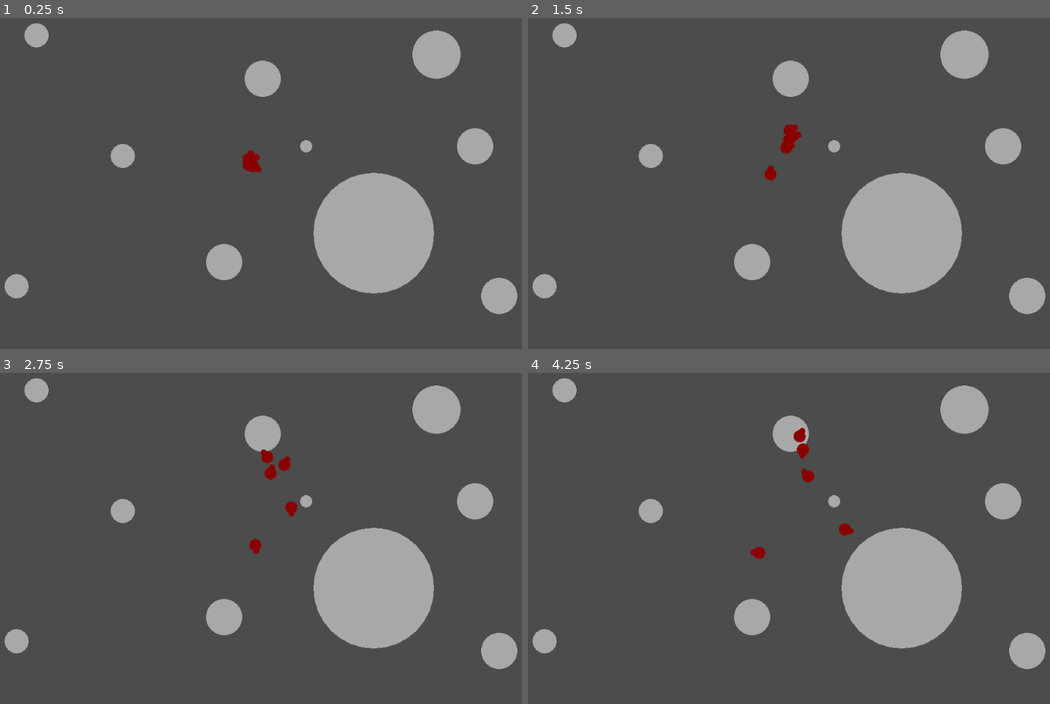
Above: before the commit, frames 1-4 (two rows, left to right).
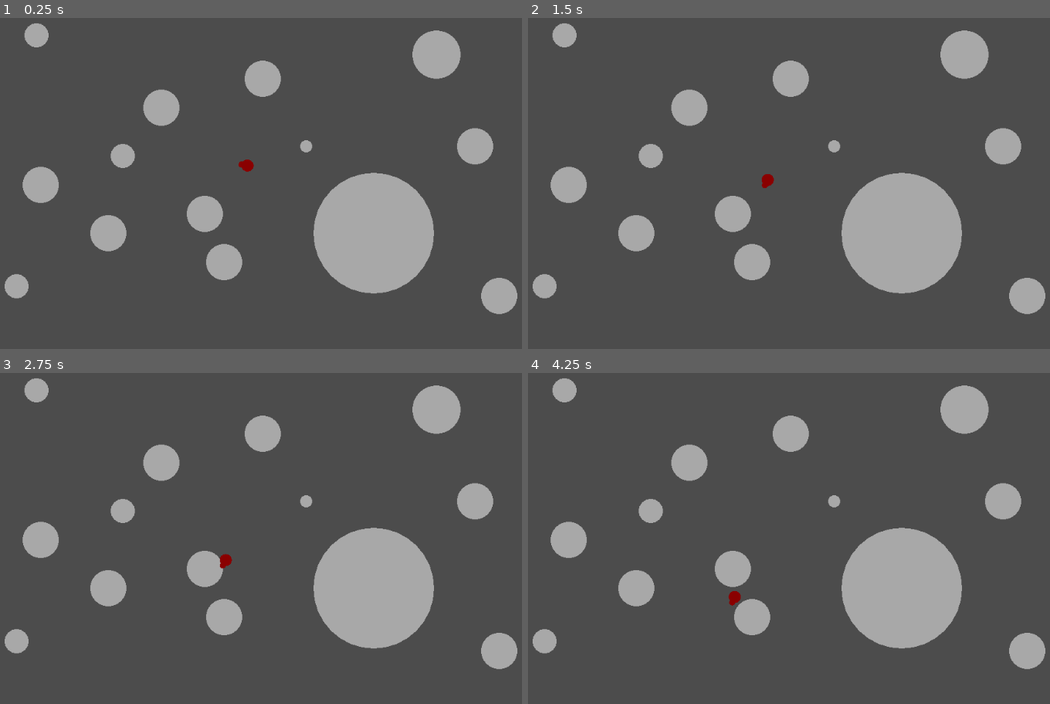
Above: after the commit, the same moments.

Repository: Nabiz/ZombieGameAI
Game: Godot game, scene res://Main.tscn
The game is run twice, just before and just after one commit, with the same random seed, the same clock (stepped at 60 frames per second) and the same inputs.
Inputs:
- Up to frame 1 (0.25 s): no input
- Up to frame 2 (1.5 s): no input
- Up to frame 3 (2.75 s): no input
- Up to frame 4 (4.25 s): no input

The runs differ from the first frame. In frame 1, 2.6% of the frame differs, in the area x 4-51%, y 21-71%; in frame 2, 2.7%; in frame 3, 2.9%; in frame 4, 2.9%, in the area x 4-63%, y 16-71%.

Commit message:
add obstacle avoidance

Diff:
--- a/ZombieGame/Main.tscn
+++ b/ZombieGame/Main.tscn
@@ -45,19 +45,21 @@
 position = Vector2( 912, 512 )
 radius = 30
 
+[node name="Obstacle11" parent="." instance=ExtResource( 1 )]
+position = Vector2( 264, 408 )
+radius = 30
+
+[node name="Obstacle12" parent="." instance=ExtResource( 1 )]
+position = Vector2( 152, 328 )
+radius = 30
+
+[node name="Obstacle13" parent="." instance=ExtResource( 1 )]
+position = Vector2( 424, 376 )
+radius = 30
+
+[node name="Obstacle14" parent="." instance=ExtResource( 1 )]
+position = Vector2( 352, 200 )
+radius = 30
+
 [node name="Zombie" parent="." instance=ExtResource( 2 )]
 position = Vector2( 496, 296 )
-state = "pursuit"
-
-[node name="Zombie2" parent="." instance=ExtResource( 2 )]
-position = Vector2( 496, 296 )
-
-[node name="Zombie3" parent="." instance=ExtResource( 2 )]
-position = Vector2( 496, 296 )
-
-[node name="Zombie4" parent="." instance=ExtResource( 2 )]
-position = Vector2( 496, 296 )
-
-[node name="Zombie5" parent="." instance=ExtResource( 2 )]
-position = Vector2( 496, 296 )
-rotation = -2.0769
--- a/ZombieGame/Obstacle.tscn
+++ b/ZombieGame/Obstacle.tscn
@@ -2,5 +2,7 @@
 
 [ext_resource path="res://Obstacle.gd" type="Script" id=1]
 
-[node name="Obstacle" type="Node2D"]
+[node name="Obstacle" type="Node2D" groups=[
+"Obstacle",
+]]
 script = ExtResource( 1 )
--- a/ZombieGame/SteeringBehaviors.gd
+++ b/ZombieGame/SteeringBehaviors.gd
@@ -5,13 +5,21 @@
 var zombie
 var rng
 
+var all_obstacles = []
+
 func _init(new_zombie) -> void:
 	rng = RandomNumberGenerator.new()
 	rng.randomize()
 	zombie = new_zombie
 
+	var children = zombie.get_parent().get_children()
+	for child in children:
+		if child.is_in_group("Obstacle"):
+			all_obstacles.append(child)
+
 func calculate() -> Vector2:
-	return wander()
+	var seek = seek(Vector2(400, 600))
+	return seek + obstacle_avoidance(all_obstacles)
 
 #SEEK
 func seek(target_position: Vector2) -> Vector2:
@@ -30,6 +38,7 @@
 #ARIVE
 enum Deceleration {slow = 5, normal = 2, fast = 1}
 const deceleration_tweaker: float = 2.0
+
 func arrive(target_position: Vector2, deceleration: int) -> Vector2:
 	var to_target: Vector2 = target_position - zombie.position
 	var distance = to_target.length()
@@ -67,3 +76,38 @@
 	var target_local: Vector2 = wander_target + Vector2(wander_distance, 0)
 	var target_world = target_local.rotated(zombie.rotation) + zombie.position
 	return target_world - zombie.position
+
+#OBSTACLE AVOIDANCE
+var min_detection_box_length = 100
+
+func obstacle_avoidance(obstacles) -> Vector2:
+	#CLOSEST OBSTACLE DETECTION
+	var detection_box_length = min_detection_box_length + (zombie.velocity.length()/zombie.max_speed) * min_detection_box_length
+	#tag obstacles ????
+	var closest_obstacle = null
+	var dist_to_closest: float = 99999
+	var local_pos_of_closest_obstacle: Vector2
+	for obstacle in obstacles:
+		if true: # tag obstacle
+			var local_pos: Vector2 = (obstacle.position - zombie.position).rotated(-zombie.rotation)
+			if local_pos.x >= 0:
+				var expanded_radius: float = obstacle.radius + zombie.radius
+				if abs(local_pos.y) < expanded_radius:
+					var c_x: float = local_pos.x
+					var c_y: float = local_pos.y
+					var sqrt_part: float = sqrt(expanded_radius*expanded_radius-c_x*c_y)
+					var ip = c_x - sqrt_part
+					if ip <= 0:
+						ip = c_x + sqrt_part
+					if ip < dist_to_closest:
+						closest_obstacle = obstacle
+						dist_to_closest = ip
+						local_pos_of_closest_obstacle = local_pos
+	#CALCULATING STEERING FORCE
+	var steering_force: Vector2 = Vector2.ZERO
+	if closest_obstacle:
+		var multiplayer: float = 1.0 + (detection_box_length - local_pos_of_closest_obstacle.x) / detection_box_length
+		steering_force.y = (closest_obstacle.radius - local_pos_of_closest_obstacle.y) * multiplayer
+		var breaking_weight: float = 0.2
+		steering_force.x = (closest_obstacle.radius - local_pos_of_closest_obstacle.x) * breaking_weight
+	return steering_force.rotated(zombie.rotation)
